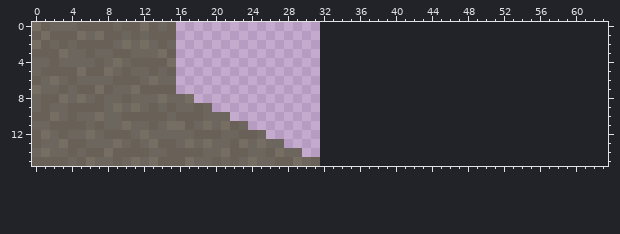
File history of a pixel-art sprite, src/images/ground.png. The first picture shows the starting point.
The file is 32x16 pixels. Colours within 5 levels of each other are drawn and written as one. The old version is drawn lined up with the new one, on the new canvas.
New version:
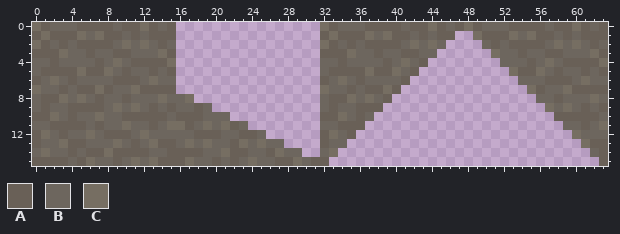
Palette (. is transparent): A #696057  B #6d665e  C #766e62
Change:
canvas 32x16 -> 64x16
@@ x 30..63 @@
- 0 ..................................
- 1 ..................................
- 2 ..................................
- 3 ..................................
- 4 ..................................
- 5 ..................................
- 6 ..................................
- 7 ..................................
- 8 ..................................
- 9 ..................................
-10 ..................................
-11 ..................................
-12 ..................................
-13 ..................................
-14 ..................................
-15 BA................................
+ 0 ..CABBBAAAABAACABACABBBAAAABAACABA
+ 1 ..ACAAACBCAABABAA..CAAACBCAABABAAA
+ 2 ..CABABAAAABCBCB....BABAAAABCBCBAB
+ 3 ..AAACBBABBAABB......CBBABBAABBBCA
+ 4 ..BBABBBBABCBA........BBBABCBAAAAC
+ 5 ..BAAAACAACBA..........CAACBABBABA
+ 6 ..ABCBABBBBA............BBBAAABCBB
+ 7 ..CBBABAACA..............CABBCAAAA
+ 8 ..BAACBCBA................BBABBBCB
+ 9 ..BABBAAA..................CBCBABA
+10 ..AACBAB....................AAAAAB
+11 ..BBAAA......................BBABC
+12 ..ACBA........................CBBB
+13 ..ABB..........................CAA
+14 ..BC............................BA
+15 BAA..............................A
